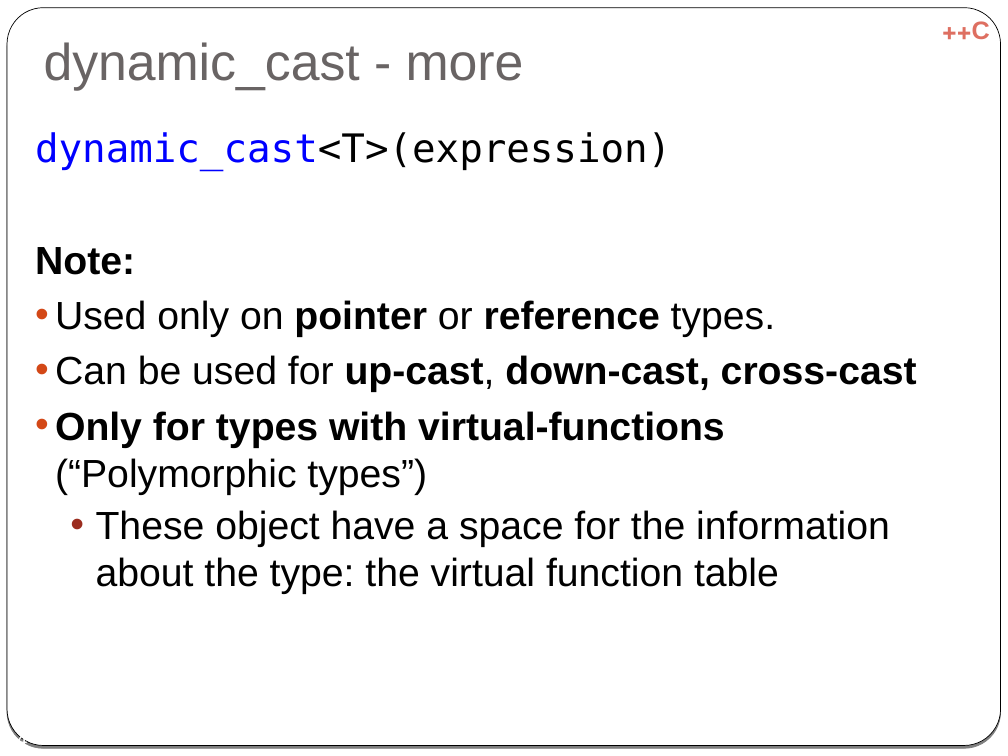
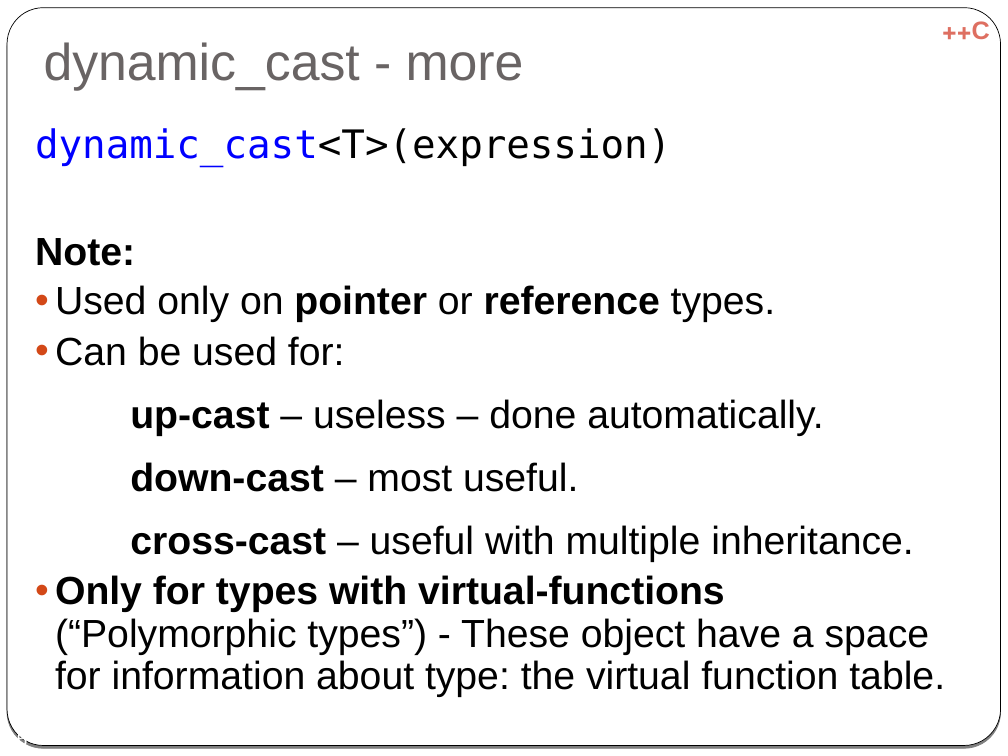
Before and after one commit to cpp-at-ariel/cpp-5778, a slide deck: slide 15 of week07-diamond-rtti/slides-rtti.odp (slide 14 before the commit). Drawn at 1008x756 pixels with LibreOffice and Linux fonts; fonts in the diff are those of the drawing. Boxes give left, top, right and bottom in pixels: in the first picture for what was removed or moved away, otherwise in the second. Text is boxed around its words. In the diff, an @@ line names an element or a change of style, - is before the commit and + after.

```diff
--- a/week07-diamond-rtti/slides-rtti.odp
+++ b/week07-diamond-rtti/slides-rtti.odp
@@ text at (35, 128, 775, 322): line spacing 1.2 to 1.1; line spacing 1 to 0.9 @@
@@ text at (55, 336, 945, 697): text changed @@
-• Can be used for up-cast, down-cast, cross-cast
-• Only for types with virtual-functions (“Polymorphic types”)
-  • These object have a space for the information about the type: the virtual function table
+• Can be used for:
+  − up-cast – useless – done automatically.
+  − down-cast – most useful.
+  − cross-cast – useful with multiple inheritance.
+• Only for types with virtual-functions (“Polymorphic types”) - These object have a space for information about type: the virtual function table.
@@ page number at (6, 731, 28, 745): text changed @@
-14
+15
```
Also in this commit, not shown: 8 other slides changed, 2 slides added, 2 slides removed, 51 other files.
